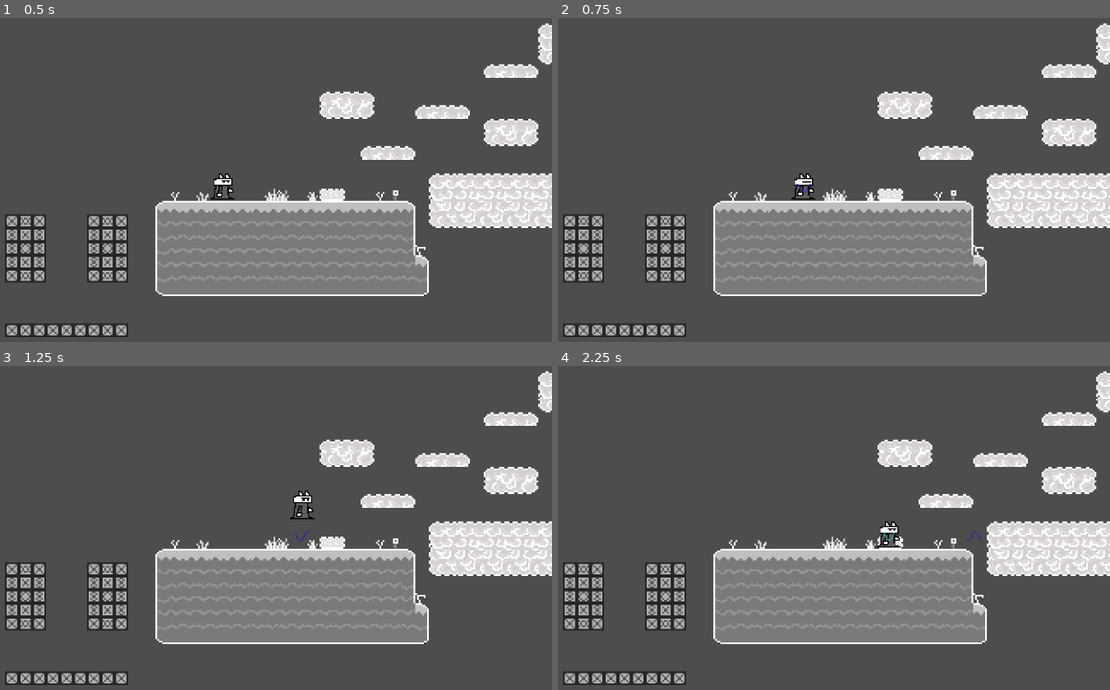
Above: before the commit, frames 1-4 (two rows, left to right).
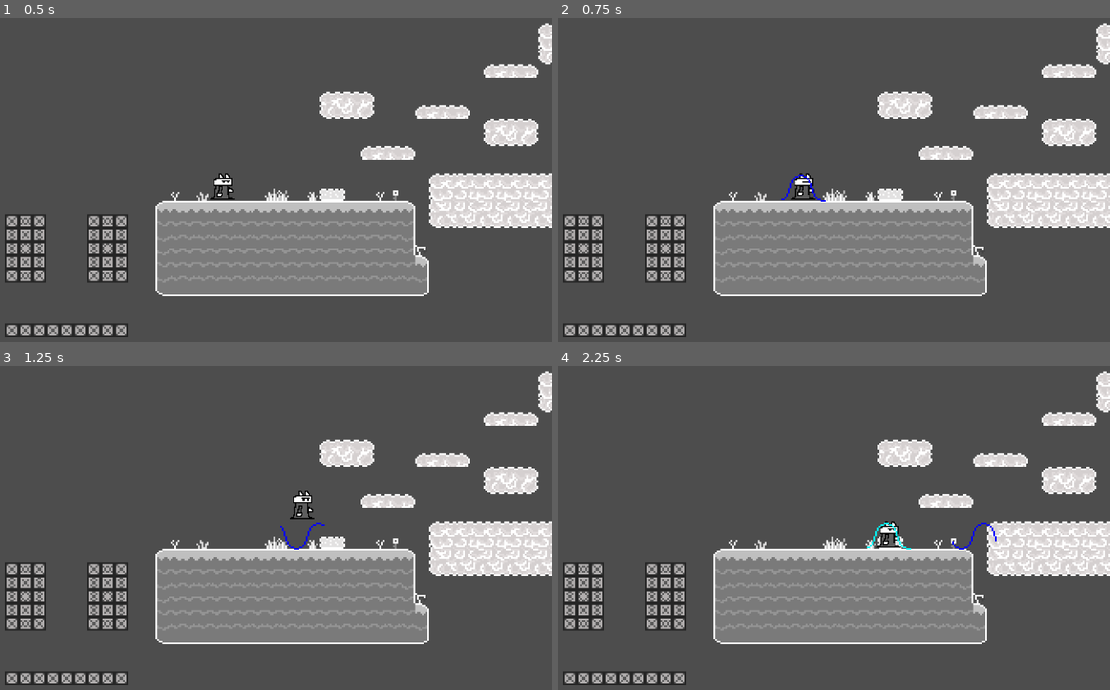
Above: after the commit, the same moments.

Repository: MidnightWolfe/Github-Game-Jam-2024
Game: Godot game, scene res://node_2d.tscn
The game is run twice, just before and just after one commit, with the same random seed, the same clock (stepped at 60 frames per second) and the same inputs.
Inputs:
- Up to frame 1 (0.5 s): no input
- Up to frame 2 (0.75 s): tap Enter (ui_text_submit) at 0.5, 0.6 s; hold D (right) from 0.53 s (still down)
- Up to frame 3 (1.25 s): keep holding D (right); tap Space (ui_select) at 0.77 s
- Up to frame 4 (2.25 s): release D (right) at 1.28 s; hold S (down) 1.28-2.03 s; tap Enter (ui_text_submit) at 1.35, 2.1 s; tap Space (ui_select) at 1.52 s; hold D (right) from 2.03 s (still down)

Frame 1 is identical in both runs. In frame 2, less than 0.1% of the frame differs, in the area x 40-49%, y 48-57%; in frame 3, 0.1%; in frame 4, 0.2%, in the area x 55-80%, y 48-57%.

Commit message:
Added types of projectile

Diff:
--- a/gamejam/player.gd
+++ b/gamejam/player.gd
@@ -11,7 +11,7 @@
 const SPELLS = preload("res://spells.tscn")
 var is_casting_spell = false
 var combo = Vector3(0, 0, 0)
-var colour = Color()
+var colour = Color(0, 0, 0)
 
 
 #func get_input():
@@ -44,7 +44,10 @@
 	if Input.is_action_just_pressed("ui_text_submit"):
 		if is_casting_spell:
 			var greatestValue = max(combo.x, combo.y, combo.z)
-			colour = Color(combo.x / greatestValue, combo.y / greatestValue, combo.z / greatestValue)
+			if greatestValue != 0:
+				colour = Color(combo.x / greatestValue, combo.y / greatestValue, combo.z / greatestValue)
+			else:
+				colour = Color(0, 0, 0)
 			combo = Vector3(0,0,0)
 			var spell = SPELLS.instantiate()
 			spell._set_colour(colour)
--- a/gamejam/spells.gd
+++ b/gamejam/spells.gd
@@ -3,12 +3,39 @@
 const SPEED = 200
 var velocity = Vector2()
 var colour = Color()
-
+var type = "null"
 @onready var animationSprite = $AnimatedSprite2D
 
 func _ready() -> void:
 	animationSprite.modulate = colour
-	pass
+	if colour.r == 0 && colour.g == 0 && colour.b == 0:
+		type = "Black"
+	elif colour.r == 1 && colour.g == 1 && colour.b == 1:
+		type = "White"
+	elif colour.r == 1:
+		if colour.g > 0.5 && colour.b <= 0.5:
+			type = "Yellow"
+		elif colour.b > 0.5 && colour.g <= 0.5:
+			type = "Magenta"
+		else:
+			type = "Red"
+	elif colour.g == 1:
+		if colour.r > 0.5 && colour.b <= 0.5:
+			type = "Yellow"
+		elif colour.b > 0.5 && colour.r <= 0.5:
+			type = "Cyan"
+		else:
+			type = "Green"
+	elif colour.b == 1:
+		if colour.r > 0.5 && colour.g <= 0.5:
+			type = "Magenta"
+		elif colour.g > 0.5 && colour.r <= 0.5:
+			type = "Cyan"
+		else:
+			type = "Blue"
+
+	print(colour)
+	print(type)
 
 func _physics_process(delta: float) -> void:
 	velocity.x = SPEED * delta
--- a/gamejam/spells.tscn
+++ b/gamejam/spells.tscn
@@ -193,7 +193,7 @@
 }],
 "loop": true,
 "name": &"projectile",
-"speed": 60.0
+"speed": 30.0
 }]
 
 [node name="Spells" type="Area2D"]
@@ -206,5 +206,8 @@
 [node name="VisibleOnScreenNotifier2D2" type="VisibleOnScreenNotifier2D" parent="."]
 
 [node name="AnimatedSprite2D" type="AnimatedSprite2D" parent="."]
+scale = Vector2(3, 3)
 sprite_frames = SubResource("SpriteFrames_fqgrt")
 animation = &"projectile"
+frame = 17
+frame_progress = 0.971075
